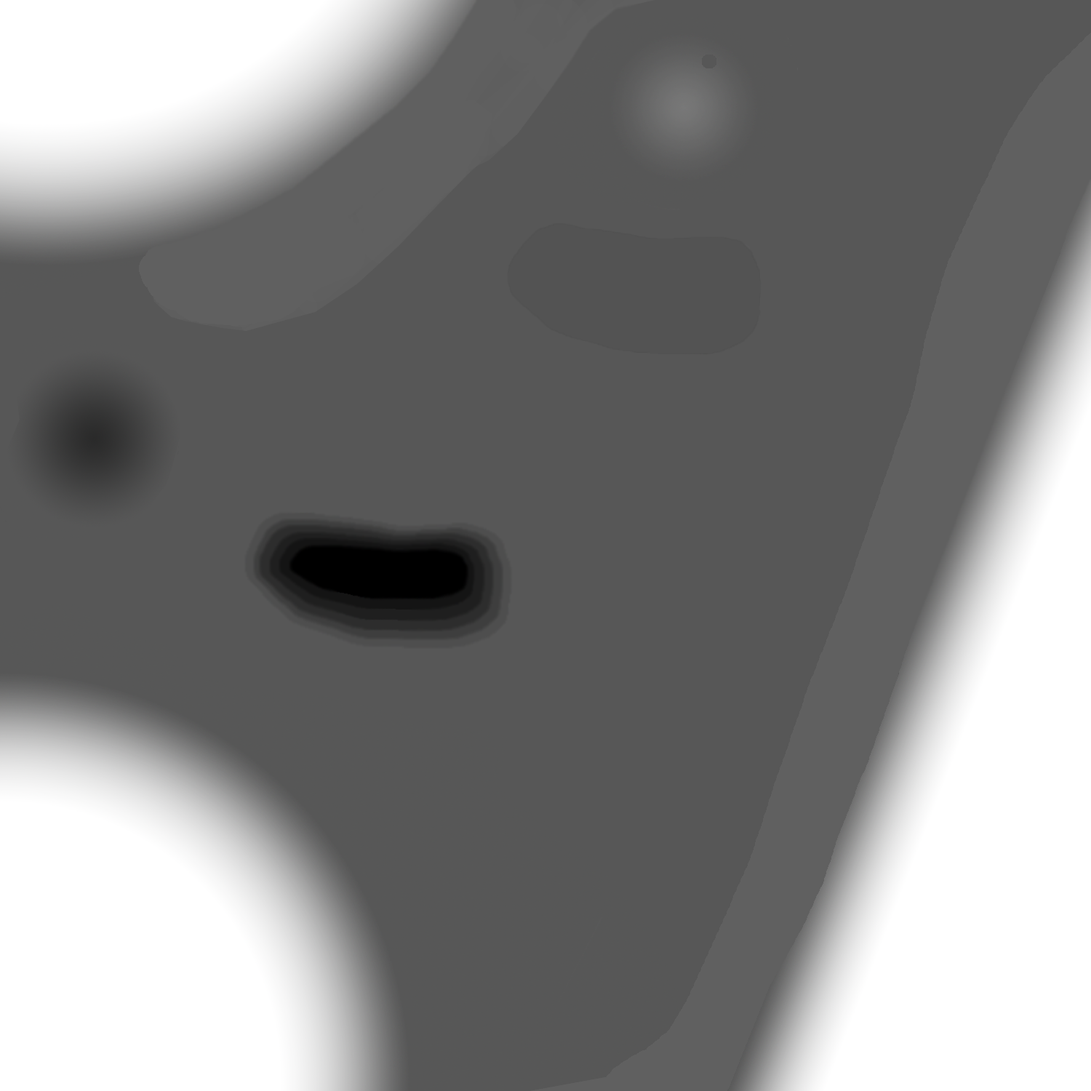
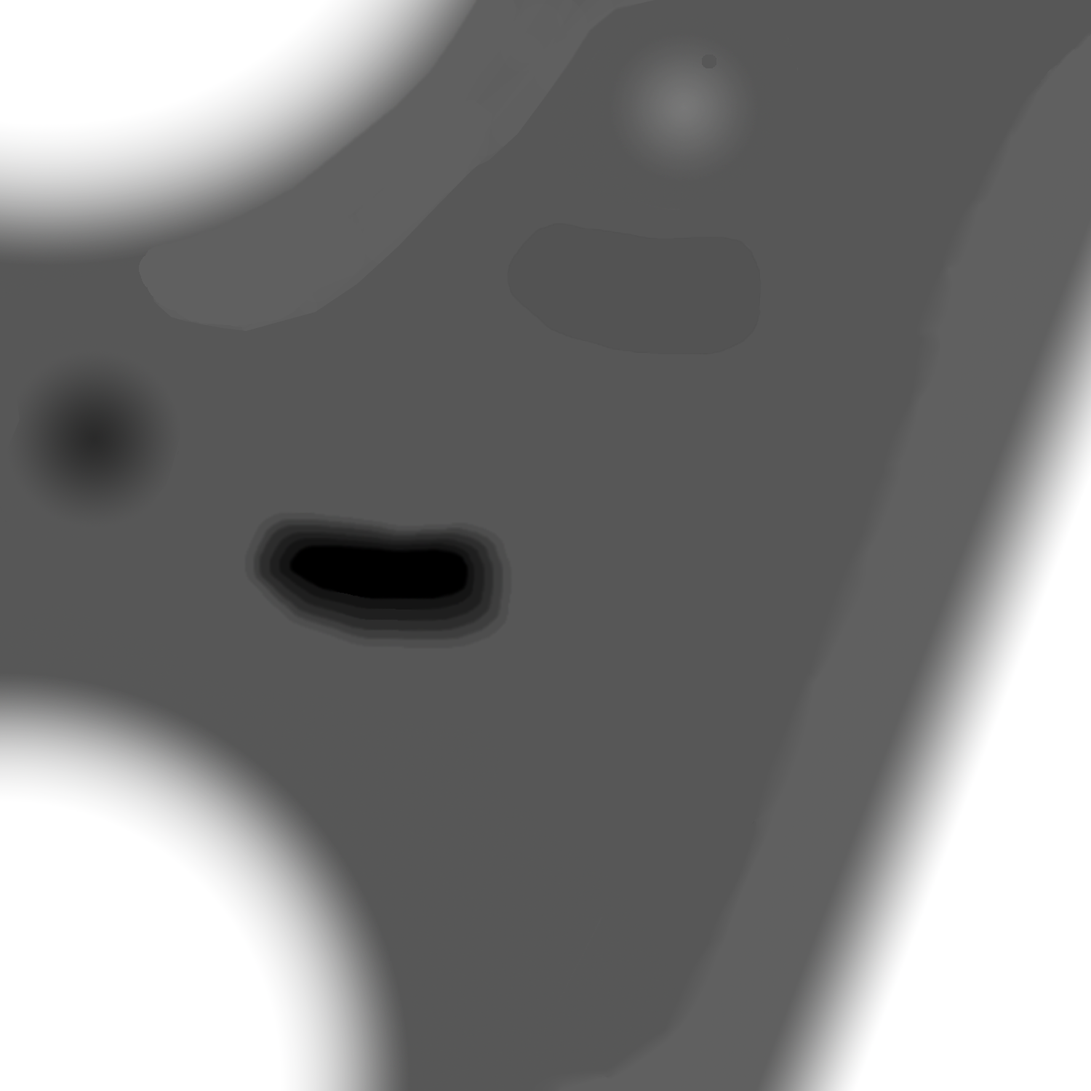
Layers edited between the first and the second w=1091, h=1091 image:
painted on "villageheightmap" over (x1=530, y1=32, x2=1091, y2=1091)
